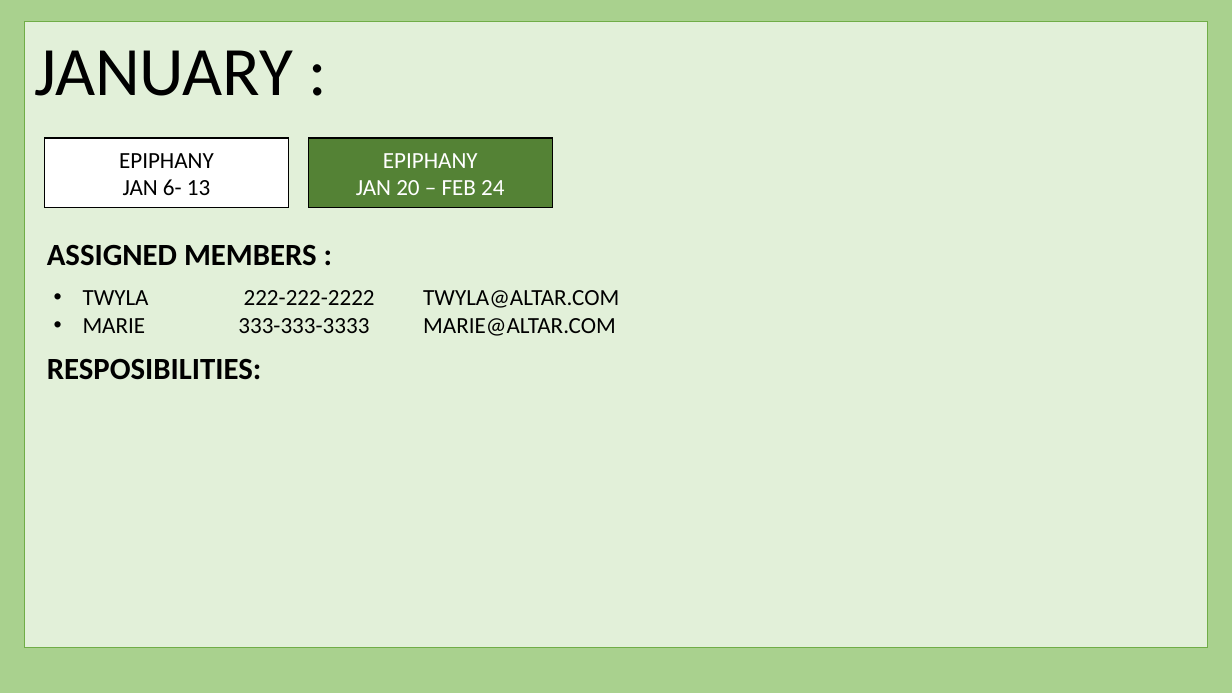
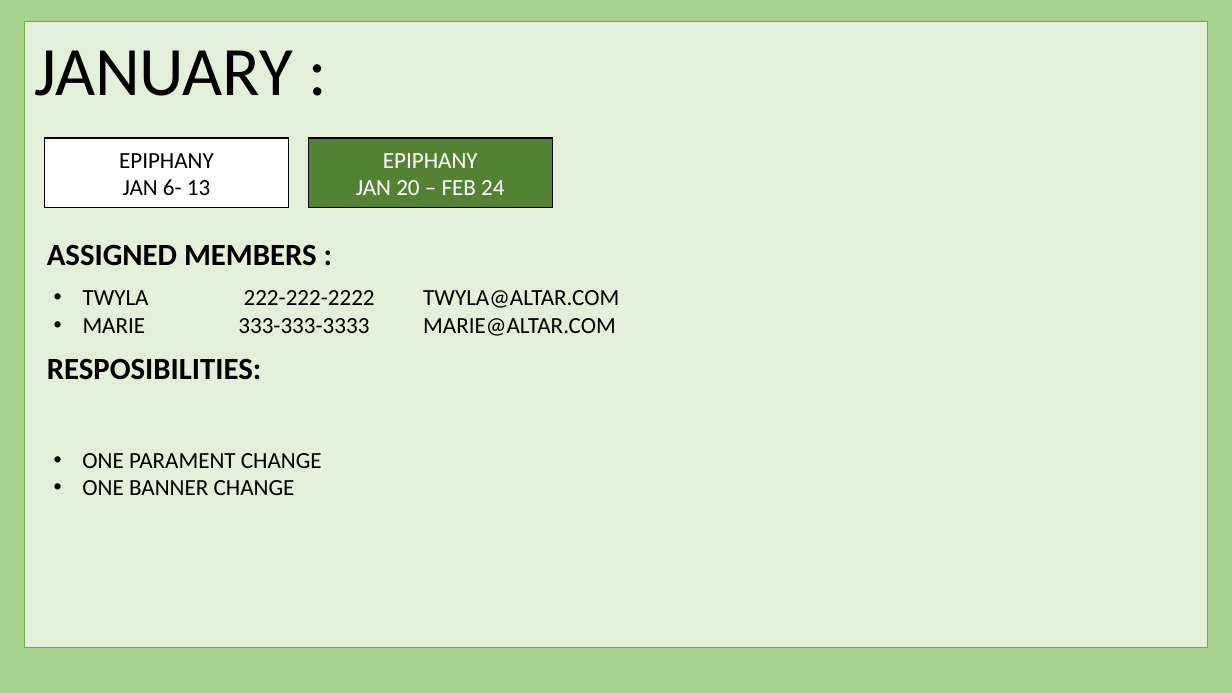
Before and after one commit to harishvavilala/Betterhappo, a slide deck: slide 4 of Powerpoints/BannerManagment.pptx. Drawn at 1232x693 pixels with LibreOffice and Linux fonts; fonts in the diff are those of the drawing. Boxes give left, top, right and bottom in pixels: in the first picture for what was removed or moved away, otherwise in the second. Text is boxed around its words. In the diff, an @@ line names an element or a change of style, - is before the commit and + after.

Commit message:
UPDATE

```diff
--- a/Powerpoints/BannerManagment.pptx
+++ b/Powerpoints/BannerManagment.pptx
@@ text added at <box>82,453,322,495</box>, 18 pt, text #000000 @@
+• ONE PARAMENT CHANGE
+• ONE BANNER CHANGE
```
